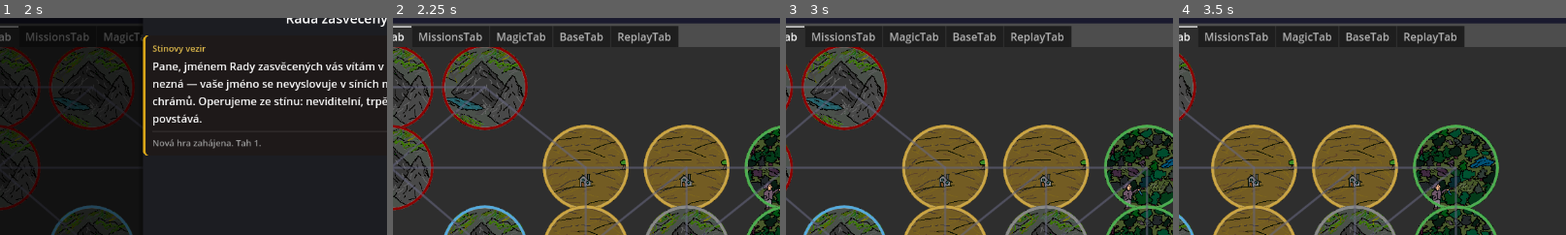
Above: before the commit, frames 1-4 (left to right).
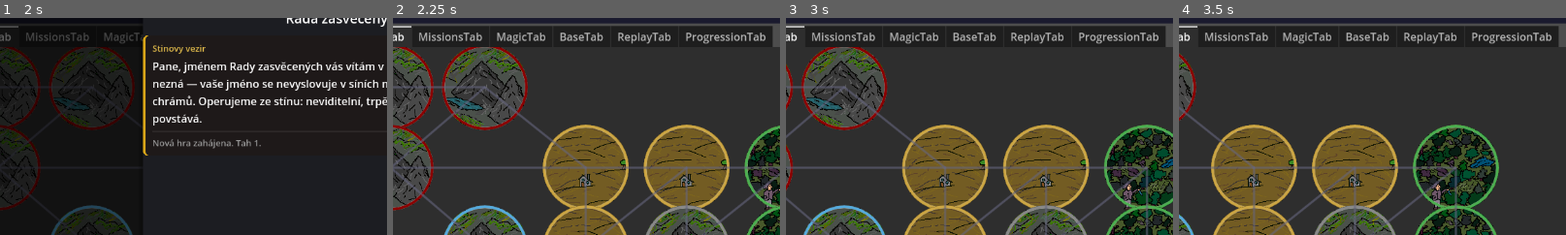
Above: after the commit, the same moments.

Repository: HannibalCZ/dark-lord
Game: Godot game, scene res://scenes/Main.tscn
Two runs of this game, one before a commit and one after it. Both use one fixed random seed, a clock stepped at 60 frames per second and the inputs below.
Inputs (mouse positions are % of the whole screen's width and height, from its top left):
- Up to frame 1 (2 s): click "Dalsi tah" at 0.5 s; click (5, 28) at 1.27 s
- Up to frame 2 (2.25 s): click "Rozumim" at 2 s
- Up to frame 3 (3 s): tap Enter at 2.75 s; move the mouse to (72, 45) at 2.77 s; hold D from 2.78 s (still down)
- Up to frame 4 (3.5 s): keep holding D
The pictures show only the part of the screen within x 6-55%, y 12-62%; the shares and areas given below are measured in that part.

Frame 1 is identical in both runs. In frame 2, 2.2% of the frame differs, in the area x 73-98%, y 3-14%; in frame 3, 2.2%; in frame 4, 2.2%.

Commit message:
feat: ProgressionTab — vizualni strom uzlu T1-T5 s odemykanim
Co-Authored-By: Claude Sonnet 4.6 <noreply@anthropic.com>

Diff:
--- a/scenes/Main.tscn
+++ b/scenes/Main.tscn
@@ -7,6 +7,7 @@
 [ext_resource type="PackedScene" uid="uid://dr1uf3dhxyvm2" path="res://scenes/ui/MagicTab.tscn" id="4_vcsgt"]
 [ext_resource type="PackedScene" uid="uid://1krboumaxk6e" path="res://scenes/ui/BaseTab.tscn" id="5_c01mt"]
 [ext_resource type="PackedScene" path="res://scenes/ui/CouncilPanel.tscn" id="6_council"]
+[ext_resource type="PackedScene" path="res://scenes/ui/ProgressionTab.tscn" id="7_ptab"]
 
 [node name="Main" type="Control"]
 layout_mode = 3
@@ -57,4 +58,9 @@
 layout_mode = 2
 metadata/_tab_index = 4
 
+[node name="ProgressionTab" parent="VBoxContainer/TabContainer" instance=ExtResource("7_ptab")]
+visible = false
+layout_mode = 2
+metadata/_tab_index = 5
+
 [node name="CouncilPanel" parent="." instance=ExtResource("6_council")]
--- /dev/null
+++ b/scenes/ui/ProgressionTab.tscn
@@ -0,0 +1,51 @@
+[gd_scene load_steps=2 format=3 uid="uid://c_progtab_01"]
+
+[ext_resource type="Script" uid="uid://c_progtabgd_01" path="res://scripts/ui/ProgressionTab.gd" id="1_ptab"]
+
+[node name="ProgressionTab" type="Control"]
+layout_mode = 3
+anchors_preset = 15
+anchor_right = 1.0
+anchor_bottom = 1.0
+grow_horizontal = 2
+grow_vertical = 2
+script = ExtResource("1_ptab")
+
+[node name="VBoxContainer" type="VBoxContainer" parent="."]
+layout_mode = 1
+anchors_preset = 15
+anchor_right = 1.0
+anchor_bottom = 1.0
+offset_left = 12.0
+offset_top = 12.0
+offset_right = -12.0
+offset_bottom = -12.0
+grow_horizontal = 2
+grow_vertical = 2
+theme_override_constants/separation = 8
+
+[node name="TopBar" type="HBoxContainer" parent="VBoxContainer"]
+layout_mode = 2
+
+[node name="TitleLabel" type="Label" parent="VBoxContainer/TopBar"]
+layout_mode = 2
+size_flags_horizontal = 3
+text = "Progression"
+theme_override_font_sizes/font_size = 16
+
+[node name="RPLabel" type="Label" parent="VBoxContainer/TopBar"]
+layout_mode = 2
+text = "RP: 0"
+horizontal_alignment = 2
+
+[node name="HSeparator" type="HSeparator" parent="VBoxContainer"]
+layout_mode = 2
+
+[node name="TreeScroll" type="ScrollContainer" parent="VBoxContainer"]
+layout_mode = 2
+size_flags_vertical = 3
+
+[node name="TreeContainer" type="VBoxContainer" parent="VBoxContainer/TreeScroll"]
+layout_mode = 2
+size_flags_horizontal = 3
+theme_override_constants/separation = 8
--- /dev/null
+++ b/scripts/ui/ProgressionTab.gd
@@ -0,0 +1,210 @@
+extends Control
+
+const COLOR_UNLOCKED  = Color("#4caf50")
+const COLOR_AVAILABLE = Color("#ffd700")
+const COLOR_LOCKED    = Color("#555555")
+
+@onready var rp_label: Label = $VBoxContainer/TopBar/RPLabel
+@onready var tree_container: VBoxContainer = $VBoxContainer/TreeScroll/TreeContainer
+
+func _ready() -> void:
+	GameState.game_updated.connect(_on_game_updated)
+	EventBus.progression_node_unlocked.connect(_on_node_unlocked)
+	_build_tree()
+	_refresh_rp()
+
+func _on_game_updated() -> void:
+	_refresh_rp()
+	_refresh_node_states()
+
+func _on_node_unlocked(_faction_id: String, _node_key: String) -> void:
+	_refresh_rp()
+	_refresh_node_states()
+
+
+# ---------------------------------------------------------
+# Build
+# ---------------------------------------------------------
+
+func _build_tree() -> void:
+	for child in tree_container.get_children():
+		child.queue_free()
+
+	for tier in range(1, 6):
+		var tier_label := Label.new()
+		tier_label.text = _tier_display_name(tier)
+		if tier == 5:
+			tier_label.add_theme_font_size_override("font_size", 18)
+			tier_label.add_theme_color_override("font_color", Color("#ff6b35"))
+		else:
+			tier_label.add_theme_font_size_override("font_size", 13)
+			tier_label.add_theme_color_override("font_color", Color("#cccccc"))
+		tree_container.add_child(tier_label)
+
+		# Skupiny uzlu podle větve pro dany tier
+		var branch_groups: Dictionary = {}
+		for key in Balance.PROGRESSION:
+			var node_def: Dictionary = Balance.PROGRESSION[key]
+			if int(node_def.get("tier", 0)) != tier:
+				continue
+			var branch: String = node_def.get("branch", "common")
+			if not branch_groups.has(branch):
+				branch_groups[branch] = []
+			branch_groups[branch].append(key)
+
+		var sorted_branches: Array = branch_groups.keys()
+		sorted_branches.sort()
+
+		for branch in sorted_branches:
+			if branch != "common":
+				var branch_label := Label.new()
+				branch_label.text = _branch_display_name(branch)
+				branch_label.add_theme_font_size_override("font_size", 10)
+				branch_label.add_theme_color_override("font_color", _branch_color(branch))
+				tree_container.add_child(branch_label)
+
+			var tier_row := HBoxContainer.new()
+			tier_row.alignment = BoxContainer.ALIGNMENT_CENTER
+			tier_row.add_theme_constant_override("separation", 8)
+			for node_key in branch_groups[branch]:
+				var node_btn := _create_node_button(node_key)
+				tier_row.add_child(node_btn)
+			tree_container.add_child(tier_row)
+
+		if tier < 5:
+			var sep := HSeparator.new()
+			tree_container.add_child(sep)
+
+
+func _tier_display_name(tier: int) -> String:
+	match tier:
+		1: return "Tier 1 — Spolecny zaklad"
+		2: return "Tier 2 — Podmíneny zaklad"
+		3: return "Tier 3 — Specializace"
+		4: return "Tier 4 — Hluboka specializace"
+		5: return "Tier 5 — Apotheoza"
+		_: return "Tier %d" % tier
+
+
+func _branch_display_name(branch: String) -> String:
+	match branch:
+		"shadow":   return "Stinova vetev"
+		"military": return "Valecnicka vetev"
+		"mystic":   return "Mysticka vetev"
+		_:          return branch
+
+
+func _branch_color(branch: String) -> Color:
+	match branch:
+		"shadow":   return Color("#9c27b0")
+		"military": return Color("#f44336")
+		"mystic":   return Color("#2196f3")
+		_:          return Color("#aaaaaa")
+
+
+# ---------------------------------------------------------
+# Node button
+# ---------------------------------------------------------
+
+func _create_node_button(node_key: String) -> Button:
+	var node_data: Dictionary = Balance.get_progression_node(node_key)
+	var status: Dictionary = GameState.progression_manager.can_unlock(
+			Balance.PLAYER_FACTION, node_key)
+	var is_unlocked: bool = GameState.progression_manager.is_unlocked(
+			Balance.PLAYER_FACTION, node_key)
+
+	var btn := Button.new()
+	btn.custom_minimum_size = Vector2(140, 60)
+	btn.name = "NodeBtn_" + node_key
+
+	var cost_rp: int = node_data["cost"]["rp"]
+	btn.text = "%s\n%d RP" % [node_data["display_name"], cost_rp]
+
+	# T5 Apotheoza — zvetseny font
+	var tier: int = int(node_data.get("tier", 0))
+	if tier == 5:
+		btn.add_theme_font_size_override("font_size", 14)
+
+	btn.tooltip_text = node_data["description"]
+	if not is_unlocked and not status["ok"]:
+		btn.tooltip_text += "\n\n" + status["reason"]
+
+	_apply_node_color(btn, is_unlocked, status["ok"])
+	btn.disabled = is_unlocked or not status["ok"]
+
+	btn.pressed.connect(func(): _on_node_pressed(node_key))
+	return btn
+
+
+func _on_node_pressed(node_key: String) -> void:
+	var node_data: Dictionary = Balance.get_progression_node(node_key)
+	var cost_rp: int = node_data["cost"]["rp"]
+
+	var dialog := ConfirmationDialog.new()
+	dialog.title = "Odemknout uzel?"
+	dialog.dialog_text = "Odemknout '%s' za %d RP?" % [
+			node_data["display_name"], cost_rp]
+	add_child(dialog)
+	dialog.popup_centered()
+
+	dialog.confirmed.connect(func():
+		dialog.queue_free()
+		_confirm_unlock(node_key)
+	)
+	dialog.canceled.connect(func(): dialog.queue_free())
+
+
+func _confirm_unlock(node_key: String) -> void:
+	var result: Dictionary = GameState.progression_manager.unlock_node(
+			Balance.PLAYER_FACTION, node_key)
+	if result["ok"]:
+		_refresh_node_states()
+		_refresh_rp()
+	else:
+		push_warning("Unlock failed: " + result["reason"])
+
+
+# ---------------------------------------------------------
+# Refresh
+# ---------------------------------------------------------
+
+func _refresh_rp() -> void:
+	var faction = GameState.faction_manager.get_faction(Balance.PLAYER_FACTION)
+	if faction == null:
+		return
+	var rp: int = int(faction.get_resource("research"))
+	rp_label.text = "RP: %d" % rp
+
+
+func _refresh_node_states() -> void:
+	for tier in range(1, 6):
+		var status_list: Array = GameState.progression_manager.get_tier_status(
+				Balance.PLAYER_FACTION, tier)
+		for item in status_list:
+			var btn_name: String = "NodeBtn_" + item["key"]
+			var btn = tree_container.find_child(btn_name, true, false)
+			if btn == null:
+				continue
+			var is_unlocked: bool = item["state"] == "unlocked"
+			var is_available: bool = item["state"] == "available"
+			_apply_node_color(btn, is_unlocked, is_available)
+			btn.disabled = is_unlocked or not is_available
+
+
+func _apply_node_color(btn: Button, is_unlocked: bool, is_available: bool) -> void:
+	var color: Color
+	if is_unlocked:
+		color = COLOR_UNLOCKED
+	elif is_available:
+		color = COLOR_AVAILABLE
+	else:
+		color = COLOR_LOCKED
+	btn.add_theme_color_override("font_color", color)
+
+
+func _get_nodes_for_tier(tier: int) -> Array:
+	var result: Array = []
+	for key in Balance.PROGRESSION:
+		if int(Balance.PROGRESSION[key].get("tier", 0)) == tier:
+			result.append(key)
+	return result
Not shown: 1 places in scenes/Main.tscn that only renumber resources
